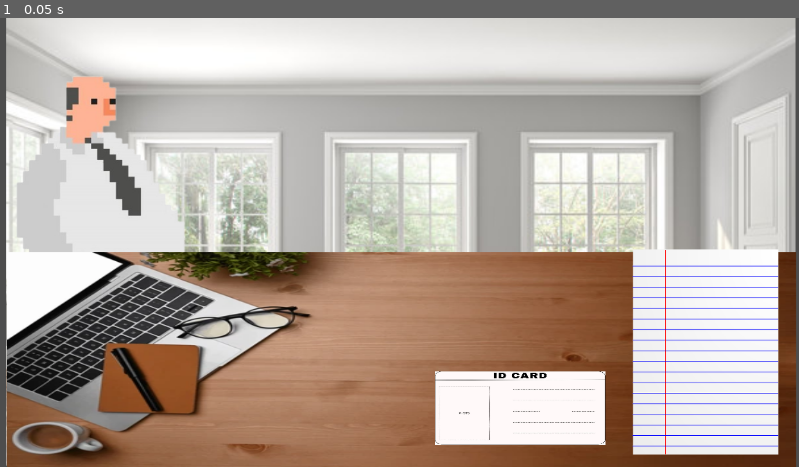
Above: before the commit, frame 1.
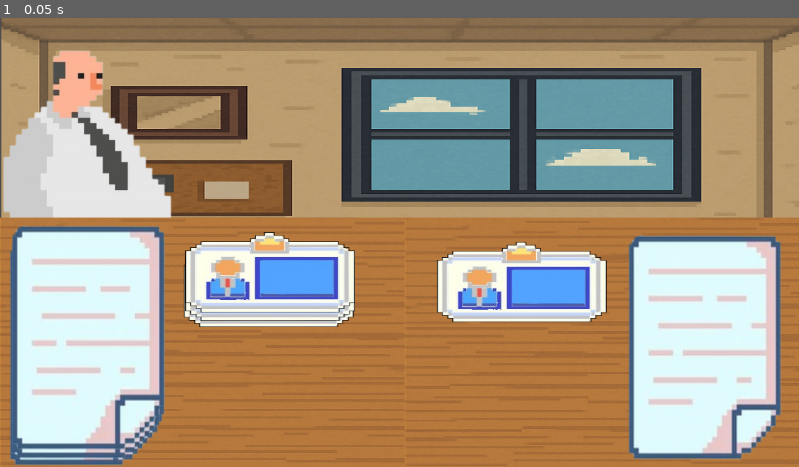
Above: after the commit, the same moment.

Repository: szsolt0/SzakGyak
Game: Godot game, scene res://scenes/Office.tscn
Same seed, same stepped clock (60 frames per second), same inputs: the game is played once before the commit and once after it.
Inputs:
- Up to frame 1 (0.05 s): no input

The runs differ from the first frame. In frame 1, 90% of the frame differs, in the area x 0-100%, y 0-100%.

Commit message:
Textura feljavitva

Diff:
--- a/scenes/Office.tscn
+++ b/scenes/Office.tscn
@@ -1,9 +1,9 @@
 [gd_scene load_steps=7 format=3 uid="uid://brenq6kg8pnib"]
 
-[ext_resource type="Texture2D" uid="uid://w0hpakuf8pg7" path="res://assets/textures/office/wallpaper.jpg" id="1_hulg7"]
-[ext_resource type="Texture2D" uid="uid://bsjiwitcje2co" path="res://assets/textures/office/desktop.webp" id="2_cb63e"]
-[ext_resource type="Texture2D" uid="uid://cprpqqssqceqt" path="res://assets/textures/office/blank_paper.png" id="3_4g2wo"]
-[ext_resource type="Texture2D" uid="uid://dlg3is8lgs4wy" path="res://assets/textures/office/blank_id.png" id="4_3obsa"]
+[ext_resource type="Texture2D" uid="uid://om2y7qbnlhjq" path="res://assets/textures/office/wallpaper.png" id="1_4g2wo"]
+[ext_resource type="Texture2D" uid="uid://tk3fecxobxx0" path="res://assets/textures/office/desktop.png" id="2_3obsa"]
+[ext_resource type="Texture2D" uid="uid://djev6qjrgl21b" path="res://assets/textures/office/paper.png" id="3_pqwco"]
+[ext_resource type="Texture2D" uid="uid://qdkrc0doircd" path="res://assets/textures/office/idcard.png" id="4_3qdk0"]
 [ext_resource type="Texture2D" uid="uid://cf3u4hatbhywn" path="res://assets/textures/office/boss.png" id="5_4g2wo"]
 
 [sub_resource type="SpriteFrames" id="SpriteFrames_3obsa"]
@@ -23,32 +23,32 @@
 [node name="root" type="Node2D" parent="."]
 
 [node name="Wallpaper" type="Sprite2D" parent="root"]
-position = Vector2(2.00002, -1.49998)
-scale = Vector2(1.95533, 1.79722)
-texture = ExtResource("1_hulg7")
+position = Vector2(9, -101)
+scale = Vector2(1.13944, 0.438965)
+texture = ExtResource("1_4g2wo")
 
 [node name="Table" type="Sprite2D" parent="root"]
 z_index = 1
-position = Vector2(2.99999, 170.75)
-scale = Vector2(1.89667, 0.930267)
-texture = ExtResource("2_cb63e")
+position = Vector2(10, 145.262)
+scale = Vector2(1.14453, 0.354027)
+texture = ExtResource("2_3obsa")
 
 [node name="Paper" type="Sprite2D" parent="root"]
 z_index = 1
-position = Vector2(441, 158)
-scale = Vector2(0.449045, 0.4625)
-texture = ExtResource("3_4g2wo")
+position = Vector2(440, 150)
+scale = Vector2(1.38607, 1.53692)
+texture = ExtResource("3_pqwco")
 
 [node name="Idcard" type="Sprite2D" parent="root"]
 z_index = 1
-position = Vector2(174, 239)
-scale = Vector2(0.257608, 0.179117)
-texture = ExtResource("4_3obsa")
+position = Vector2(177, 59)
+scale = Vector2(1.17133, 0.728507)
+texture = ExtResource("4_3qdk0")
 
 [node name="Boss" type="Node2D" parent="root"]
 
 [node name="AnimatedSprite2D" type="AnimatedSprite2D" parent="root/Boss"]
-position = Vector2(-426, 23)
+position = Vector2(-445, -14)
 scale = Vector2(0.846976, 0.7609)
 sprite_frames = SubResource("SpriteFrames_3obsa")
 
@@ -58,3 +58,43 @@
 
 [node name="Camera" type="Camera2D" parent="root"]
 limit_smoothed = true
+
+[node name="PaperStack" type="Node2D" parent="root"]
+
+[node name="Paper1" type="Sprite2D" parent="root/PaperStack"]
+z_index = 1
+position = Vector2(-452, 159)
+scale = Vector2(1.38607, 1.53692)
+texture = ExtResource("3_pqwco")
+
+[node name="Paper2" type="Sprite2D" parent="root/PaperStack"]
+z_index = 1
+position = Vector2(-449, 149)
+scale = Vector2(1.38607, 1.53692)
+texture = ExtResource("3_pqwco")
+
+[node name="Paper3" type="Sprite2D" parent="root/PaperStack"]
+z_index = 1
+position = Vector2(-449, 136)
+scale = Vector2(1.38607, 1.53692)
+texture = ExtResource("3_pqwco")
+
+[node name="IDStack" type="Node2D" parent="root"]
+
+[node name="Idcard1" type="Sprite2D" parent="root/IDStack"]
+z_index = 1
+position = Vector2(-188, 66)
+scale = Vector2(1.17133, 0.728507)
+texture = ExtResource("4_3qdk0")
+
+[node name="Idcard2" type="Sprite2D" parent="root/IDStack"]
+z_index = 1
+position = Vector2(-186, 57)
+scale = Vector2(1.17133, 0.728507)
+texture = ExtResource("4_3qdk0")
+
+[node name="Idcard3" type="Sprite2D" parent="root/IDStack"]
+z_index = 1
+position = Vector2(-186, 45)
+scale = Vector2(1.17133, 0.728507)
+texture = ExtResource("4_3qdk0")
Binary file removed: assets/textures/office/blank_id.png
Binary file removed: assets/textures/office/blank_paper.png
Binary file added: assets/textures/office/desktop.png
Not shown, changed: assets/textures/office/desktop.png.import
Binary file removed: assets/textures/office/desktop.webp
Binary file added: assets/textures/office/idcard.png
Not shown, changed: assets/textures/office/idcard.png.import
Binary file added: assets/textures/office/paper.png
Not shown, changed: assets/textures/office/paper.png.import
Binary file removed: assets/textures/office/wallpaper.jpg
Binary file added: assets/textures/office/wallpaper.png
Not shown, changed: assets/textures/office/wallpaper.png.import
